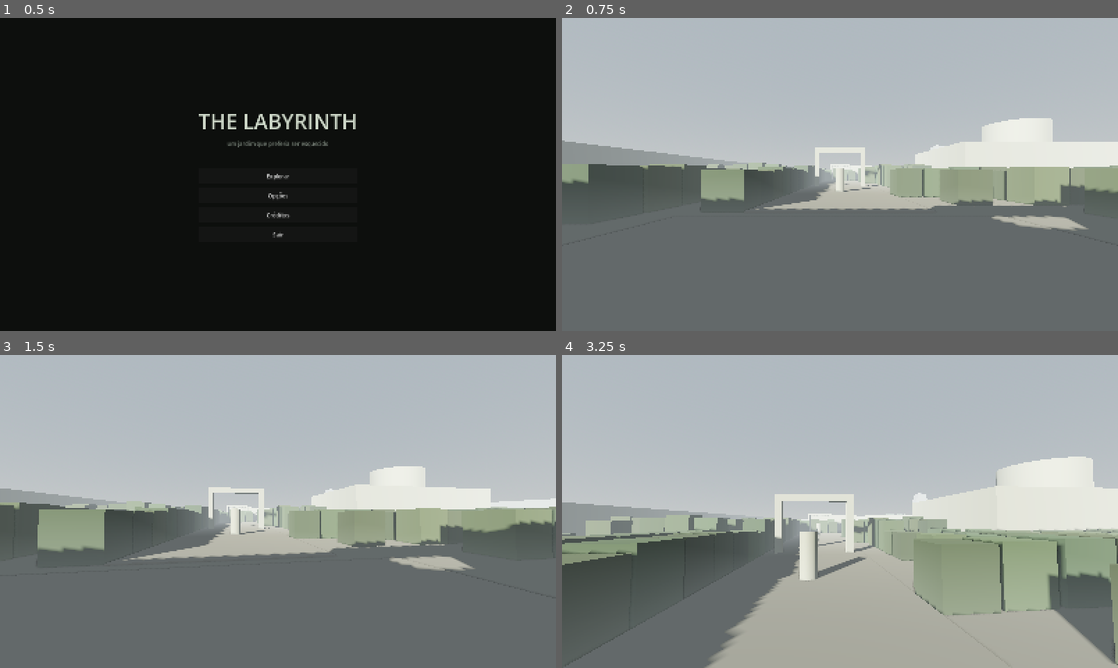
Above: before the commit, frames 1-4 (two rows, left to right).
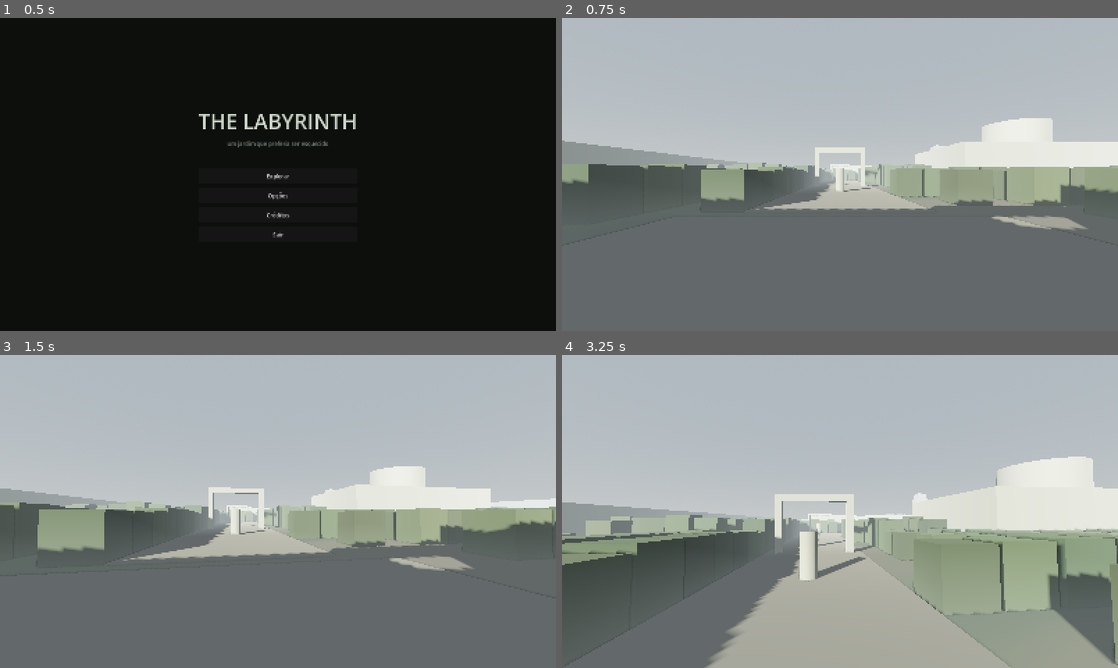
Above: after the commit, the same moments.

Repository: klauschatrny/dnd
Game: Godot game, scene res://cenas/menus/menu_inicial.tscn
Two runs of this game, one before a commit and one after it. Both use one fixed random seed, a clock stepped at 60 frames per second and the inputs below.
Inputs (mouse positions are in pixels of both pictures, inside the frame that each line leads up to):
- Up to frame 1 (0.5 s): no input
- Up to frame 2 (0.75 s): click "Explorar" at 0.5 s
- Up to frame 3 (1.5 s): tap Enter at 1.25 s; move the mouse to (305, 511) at 1.27 s; hold W (mover_frente) from 1.28 s (still down); hold Shift (correr) from 1.28 s (still down)
- Up to frame 4 (3.25 s): keep holding W (mover_frente); tap Space (pular) at 1.52, 1.82, 2.27, 2.57 s; move the mouse to (812, 511) at 2.02 s; release Shift (correr) at 2.03 s; tap E (interagir) at 2.1 s; move the mouse to (851, 505) at 2.77 s; tap N (noclip) at 2.85 s

Frame 1 is identical in both runs. In frame 2, 0.1% of the frame differs, in the area x 54-79%, y 52-60%; in frame 3, 0.2%; in frame 4, 1.5%, in the area x 50-91%, y 58-93%.

Commit message:
Fase 7/8: chao variado por shader procedural
O chao era uma laje plana uniforme. Agora um shader espacial mistura
terra/grama/musgo por ruido em coordenadas de mundo, dando ao piso do jardim
uma aparencia mofada e abandonada (GDD 18-19) — sem textura, tudo procedural.

- assets/materiais/chao.gdshader: ruido value 2 oitavas sobre world XZ, mistura
  3 tons dessaturados; ROUGHNESS 1.0.
- chao_variado.tres (ShaderMaterial) atribuido a material_chao no mundo.tscn;
  o pavimento das alamedas segue em pedra_chao (contraste com o piso do jardim).

Conferido em vista de topo: variacao organica visivel e contida entre as sebes.

Co-Authored-By: Claude Opus 4.8 <noreply@anthropic.com>

Diff:
--- /dev/null
+++ b/assets/materiais/chao.gdshader
@@ -0,0 +1,39 @@
+shader_type spatial;
+// Chão variado do jardim (graybox art): mistura terra/grama/musgo por ruído
+// espacial em coordenadas de mundo. Sem textura — tudo procedural.
+
+uniform vec3 cor_terra : source_color = vec3(0.31, 0.29, 0.23);
+uniform vec3 cor_grama : source_color = vec3(0.25, 0.30, 0.19);
+uniform vec3 cor_musgo : source_color = vec3(0.20, 0.25, 0.18);
+uniform float escala = 0.06;      // frequência base do ruído (por metro)
+uniform float aspereza = 1.0;
+
+varying vec3 mundo_pos;
+
+float hash(vec2 p) {
+	return fract(sin(dot(p, vec2(127.1, 311.7))) * 43758.5453);
+}
+
+float ruido(vec2 p) {
+	vec2 i = floor(p);
+	vec2 f = fract(p);
+	vec2 u = f * f * (3.0 - 2.0 * f);
+	return mix(mix(hash(i), hash(i + vec2(1.0, 0.0)), u.x),
+			   mix(hash(i + vec2(0.0, 1.0)), hash(i + vec2(1.0, 1.0)), u.x), u.y);
+}
+
+void vertex() {
+	mundo_pos = (MODEL_MATRIX * vec4(VERTEX, 1.0)).xyz;
+}
+
+void fragment() {
+	vec2 w = mundo_pos.xz;
+	float n1 = ruido(w * escala);
+	float n2 = ruido(w * escala * 3.7);
+	float n = n1 * 0.7 + n2 * 0.3;
+	vec3 c = mix(cor_terra, cor_grama, smoothstep(0.35, 0.7, n));
+	c = mix(c, cor_musgo, smoothstep(0.62, 0.9, n2) * 0.7);
+	ALBEDO = c;
+	ROUGHNESS = aspereza;
+	METALLIC = 0.0;
+}
--- /dev/null
+++ b/assets/materiais/chao_variado.tres
@@ -0,0 +1,7 @@
+[gd_resource type="ShaderMaterial" format=3]
+
+[ext_resource type="Shader" path="res://assets/materiais/chao.gdshader" id="1_shader"]
+
+[resource]
+resource_name = "ChaoVariado"
+shader = ExtResource("1_shader")
--- a/cenas/mundo/mundo.tscn
+++ b/cenas/mundo/mundo.tscn
@@ -1,10 +1,11 @@
-[gd_scene load_steps=9 format=3]
+[gd_scene load_steps=10 format=3]
 
 [ext_resource type="Material" path="res://assets/materiais/pedra_chao.tres" id="2_chao"]
 [ext_resource type="Material" path="res://assets/materiais/pedra.tres" id="3_pedra"]
 [ext_resource type="Material" path="res://assets/materiais/sebe.tres" id="4_sebe"]
 [ext_resource type="Script" path="res://scripts/mundo/carregador_mapa.gd" id="5_carregador"]
 [ext_resource type="Material" path="res://assets/materiais/ferro.tres" id="6_ferro"]
+[ext_resource type="Material" path="res://assets/materiais/chao_variado.tres" id="7_chao_var"]
 
 [sub_resource type="ProceduralSkyMaterial" id="CeuMat_1"]
 sky_top_color = Color(0.55, 0.6, 0.64, 1)
@@ -64,7 +65,7 @@
 
 [node name="Mapa" type="Node3D" parent="."]
 script = ExtResource("5_carregador")
-material_chao = ExtResource("2_chao")
+material_chao = ExtResource("7_chao_var")
 material_pedra = ExtResource("3_pedra")
 material_sebe = ExtResource("4_sebe")
 material_pavimento = ExtResource("2_chao")
Not shown, added: assets/materiais/chao.gdshader.uid
